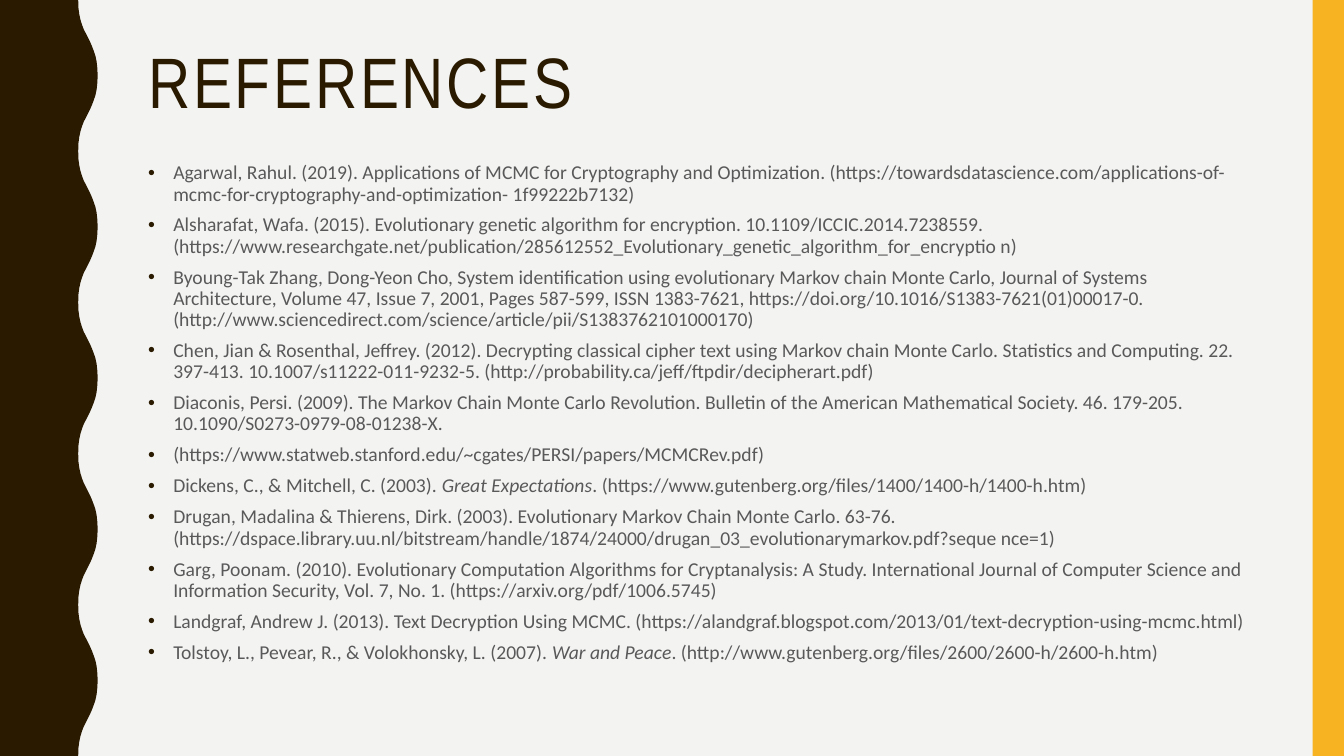
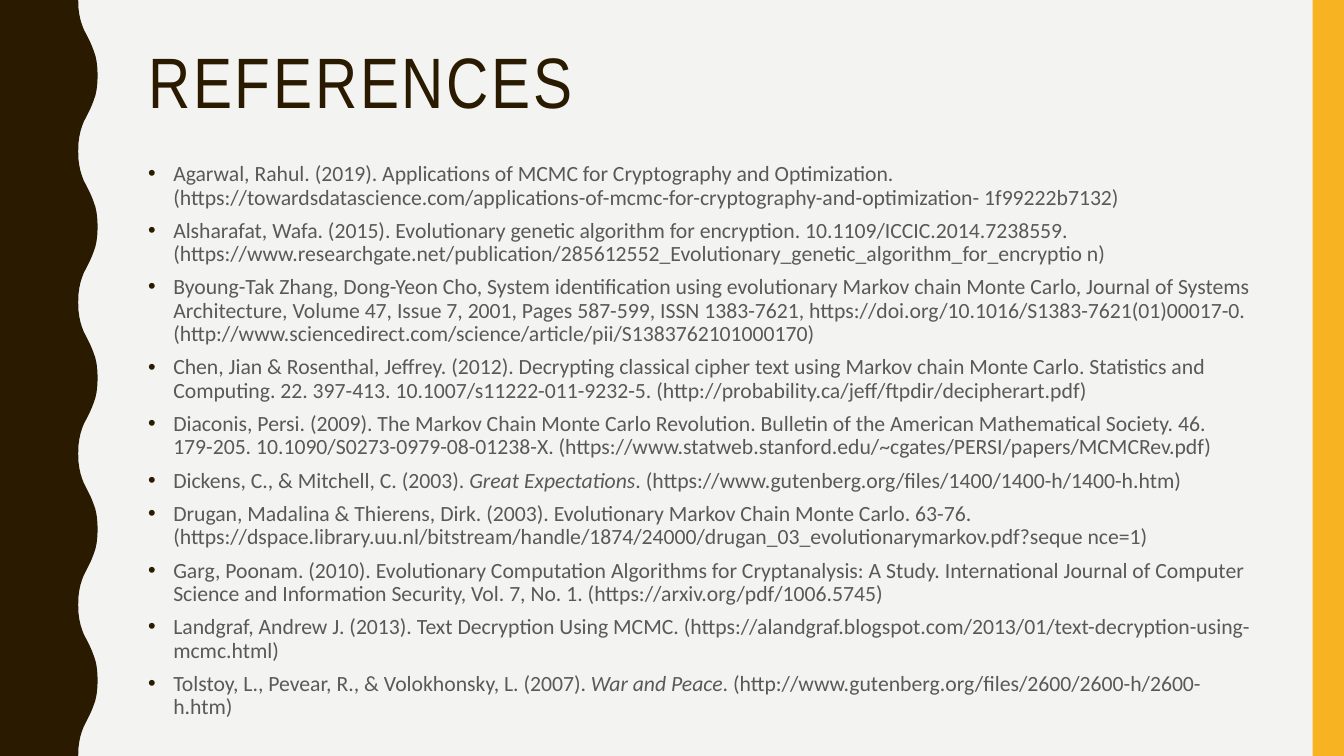
Before and after one commit to arshiasingh/Advanced-Machine-Learning, a slide deck: slide 14 of project/Presentation.pptx. Drawn at 1344x756 pixels with LibreOffice and Linux fonts; fonts in the diff are those of the drawing. Boxes give left, top, right and bottom in pixels: in the first picture for what was removed or moved away, otherwise in the second. Text is boxed around its words. In the diff, an @@ line names an element or a change of style, - is before the commit and + after.

```diff
--- a/project/Presentation.pptx
+++ b/project/Presentation.pptx
@@ text at (173,165,1250,717): size 14 to 15.5 pt in "Agarwal, Rahul. (2019). Applications of MCMC for ...", "Alsharafat, Wafa. (2015). Evolutionary genetic algorithm for ...", "Byoung-Tak Zhang, Dong-Yeon Cho, System identification using ...", "Chen, Jian & Rosenthal, Jeffrey. (2012). Decrypting ..." and 5 more places @@
@@ text at (173,415,1211,458): text changed; size 14 to 15.5 pt @@
-• Diaconis, Persi. (2009). The Markov Chain Monte Carlo Revolution. Bulletin of the American Mathematical Society. 46. 179-205. 10.1090/S0273-0979-08-01238-X.
-• (https://www.statweb.stanford.edu/~cgates/PERSI/papers/MCMCRev.pdf)
+• Diaconis, Persi. (2009). The Markov Chain Monte Carlo Revolution. Bulletin of the American Mathematical Society. 46. 179-205. 10.1090/S0273-0979-08-01238-X. (https://www.statweb.stanford.edu/~cgates/PERSI/papers/MCMCRev.pdf)
```
Also in this commit, not shown: 3 other slides changed.
